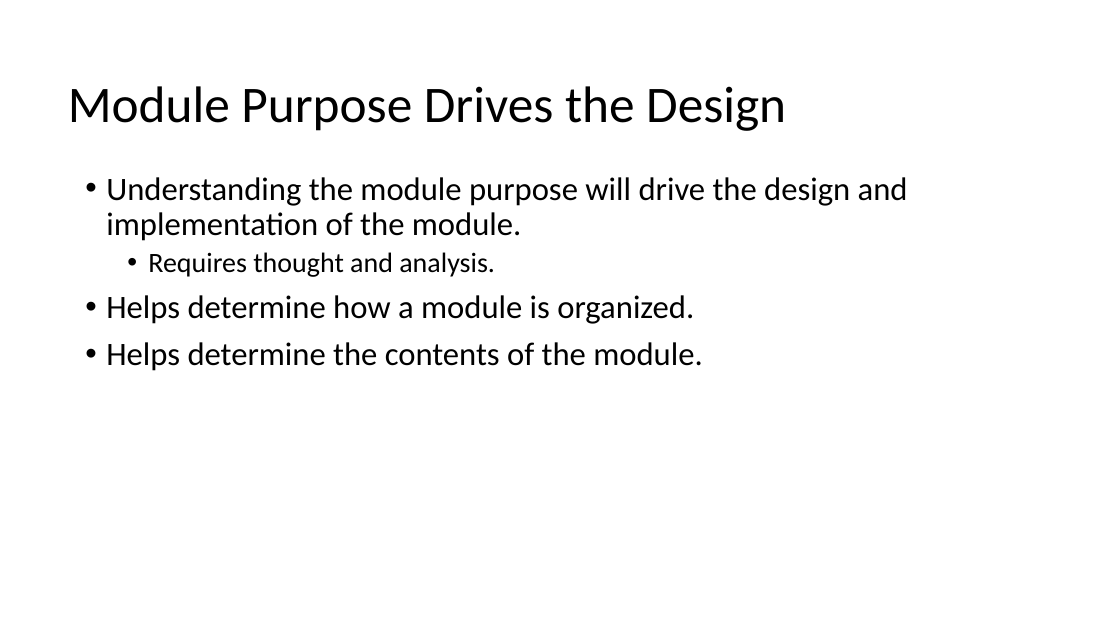
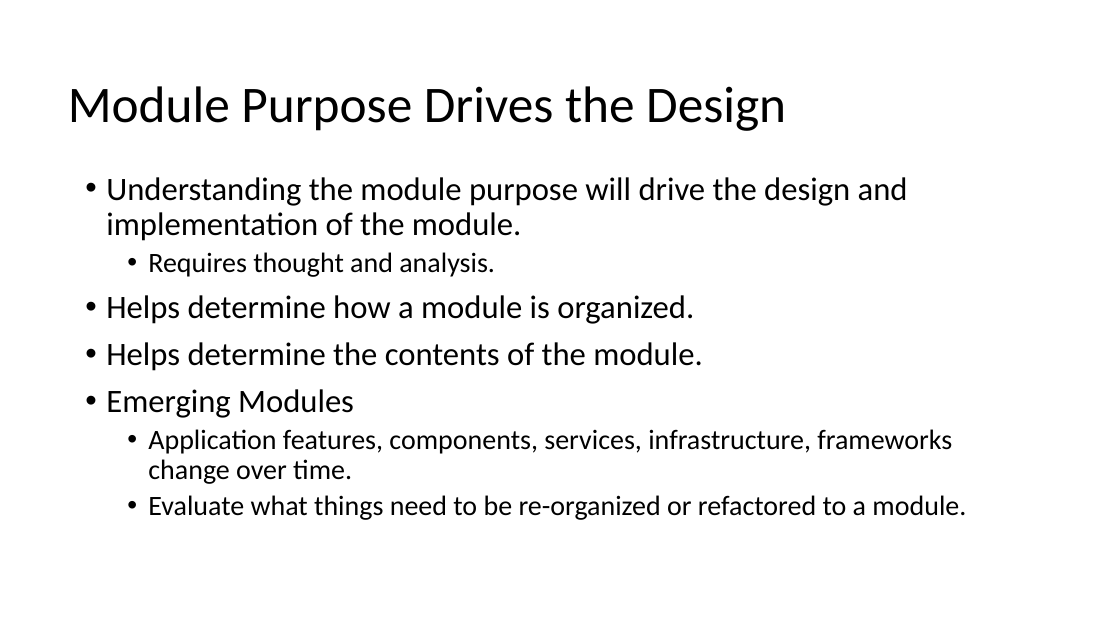
Before and after one commit to buildmotion/custom-angular-modules, a slide deck: slide 24 of presentation/custom-angular-modules.pptx. Drawn at 1120x630 pixels with LibreOffice and Linux fonts; fonts in the diff are those of the drawing. Boxes give left, top, right and bottom in pixels: in the first picture for what was removed or moved away, otherwise in the second. Text is boxed around its words. In the diff, an @@ line names an element or a change of style, - is before the commit and + after.

```diff
--- a/presentation/custom-angular-modules.pptx
+++ b/presentation/custom-angular-modules.pptx
@@ text at (x1=106, y1=389, x2=966, y2=520): paragraphs added @@
+• Emerging Modules
+  • Application features, components, services, infrastructure, frameworks change over time.
+  • Evaluate what things need to be re-organized or refactored to a module.
```
Also in this commit, not shown: 4 other slides changed.
